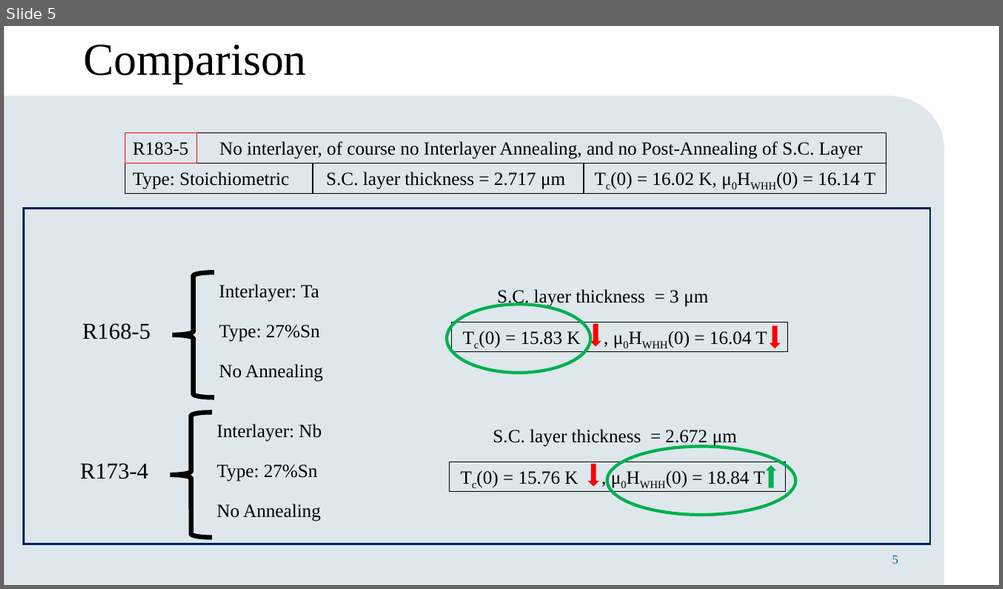
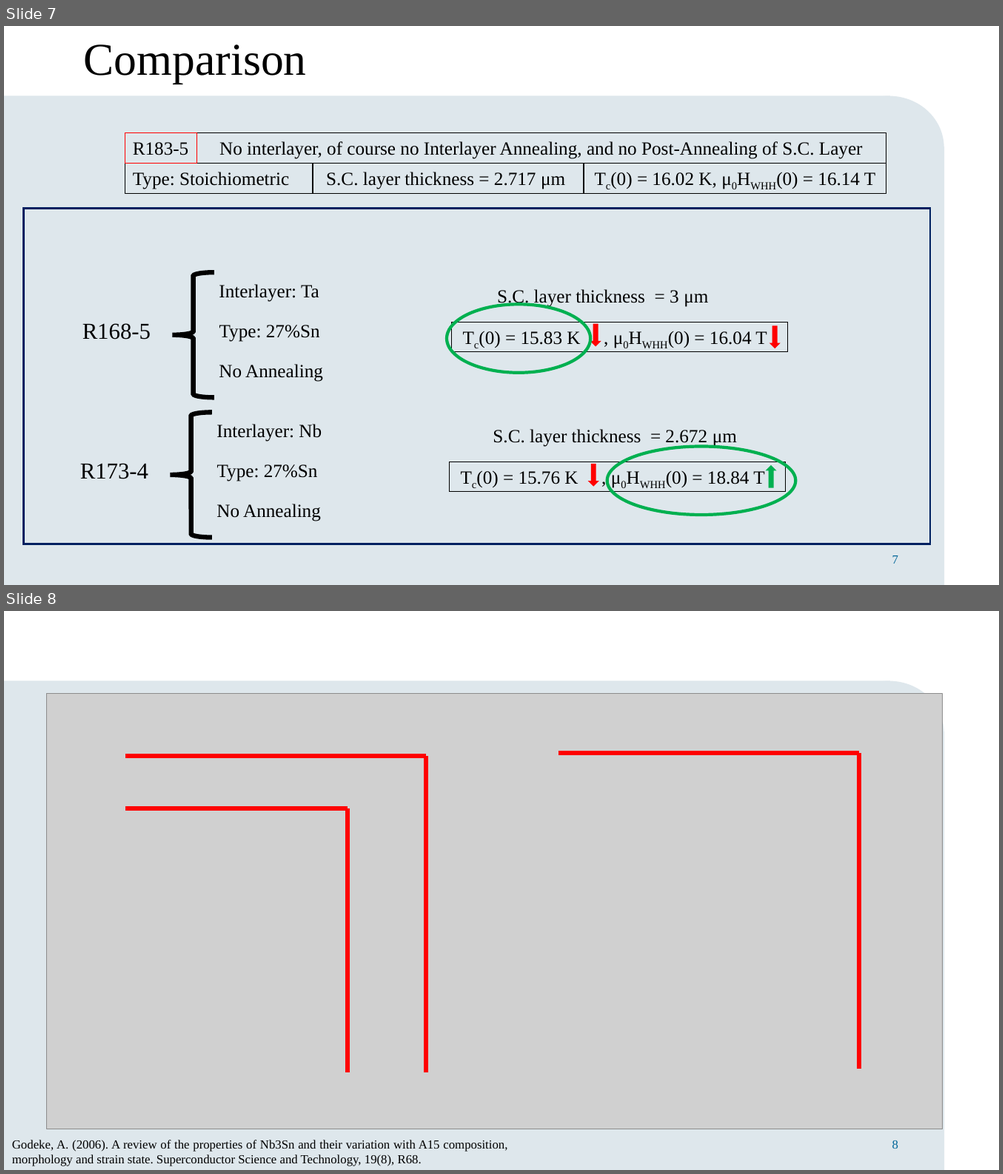
Before and after one commit to mrtzasbn/Mine, a slide deck: Nb3SnMeeting.pptx. Shown one above the other, each under a label of ours: slide 5 before the commit, slides 7 and 8 after it. The pictures are 1003x589 and 1003x1174 pixels, drawn with LibreOffice and Linux fonts; fonts in the diff are those of the drawing; grey boxes stand for pictures; background and template pictures are left out. Boxes give left, top, right and bottom in pixels: in the first picture for what was removed or moved away, otherwise in the second. Text is boxed around its words. In the diff, an @@ line names an element or a change of style, - is before the commit and + after.

```diff
--- a/Nb3SnMeeting.pptx
+++ b/Nb3SnMeeting.pptx
@@ slide 8 added at (4, 611, 999, 1170), background #FFFFFF; not listed: 3 template elements that a slide beside it also shows @@
@@ picture added at (46, 694, 942, 1130) @@
@@ line added from (125, 757) to (427, 757), #FF0000 4.5 pt @@
@@ line added from (427, 1073) to (427, 757), #FF0000 4.5 pt @@
@@ line added from (558, 754) to (859, 754), #FF0000 4.5 pt @@
@@ line added from (859, 1070) to (859, 754), #FF0000 4.5 pt @@
@@ line added from (125, 809) to (347, 809), #FF0000 4.5 pt @@
@@ line added from (347, 1073) to (347, 809), #FF0000 4.5 pt @@
@@ text added at (12, 1140, 507, 1167), 12 pt, text #000000 @@
+Godeke, A. (2006). A review of the properties of Nb3Sn and their variation with A15 composition, morphology and strain state. Superconductor Science and Technology, 19(8), R68.
@@ page number added at (892, 1141, 898, 1149), 12 pt, text #006699 @@
+8
@@ what was slide 5 is now slide 7 @@
@@ page number at (892, 556, 898, 564): text changed @@
-5
+7
```
Also in this commit, not shown: 1 slide changed, 3 other slides added, 2 slides removed, 27 other files.
